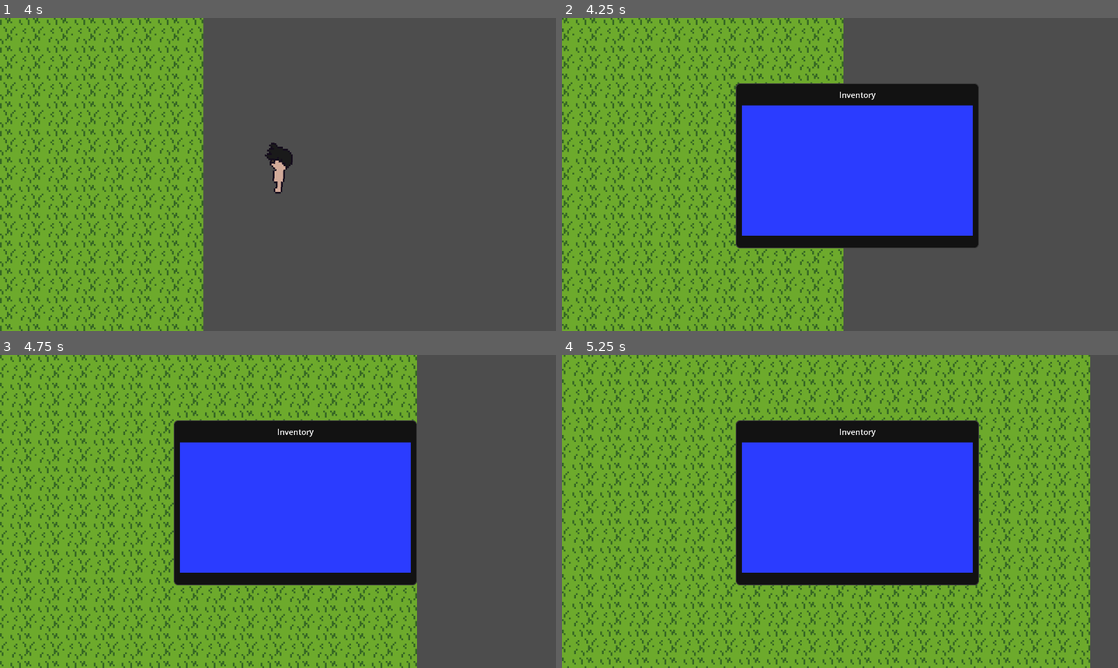
Above: before the commit, frames 1-4 (two rows, left to right).
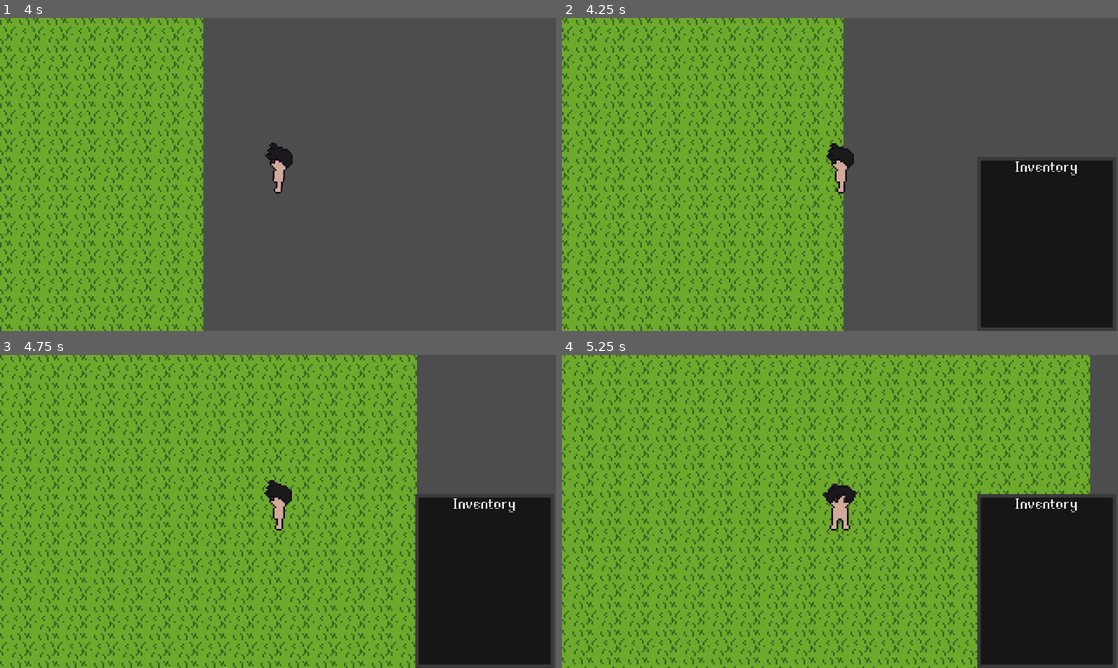
Above: after the commit, the same moments.

Repository: MatthewAustinPendleton/Pixskills
Game: Godot game, scene res://Scenes/World.tscn
Two runs of this game, one before a commit and one after it. Both use one fixed random seed, a clock stepped at 60 frames per second and the inputs below.
Inputs:
- Up to frame 1 (4 s): tap Enter at 0.5 s; hold Right (ui_right) 0.53-1.28 s; hold Down (ui_down) 1.28-2.03 s; hold Right (ui_right) 2.03-2.78 s; hold Up (ui_up) 2.78-3.53 s; hold Left (ui_left) from 3.53 s (still down)
- Up to frame 2 (4.25 s): keep holding Left (ui_left); tap I (inventory_toggle) at 4.15 s
- Up to frame 3 (4.75 s): keep holding Left (ui_left)
- Up to frame 4 (5.25 s): release Left (ui_left) at 5.03 s; hold Down (ui_down) from 5.03 s (still down)

Frame 1 is identical in both runs. In frame 2, 36% of the frame differs, in the area x 31-100%, y 20-99%; in frame 3, 36%; in frame 4, 36%, in the area x 31-100%, y 20-100%.

Commit message:
Added new font, changed UI bits and bobs

Diff:
--- a/rpg-take-two/UI/InventoryUI.gd
+++ b/rpg-take-two/UI/InventoryUI.gd
@@ -1,31 +1,36 @@
 extends CanvasLayer
 
-@export var fit_margin := 50
-@export var vertical_push := 20.0
+@export var margin_right_px := 1.0        # gap from right edge
+@export var margin_vertical_px := 10.0     # top/bottom safety margin
+@export var vertical_push_px := 40.0      # nudge down from perfect vertical center
+@export var desired_size_px := Vector2(80, 100)  # final on-screen size
 
 func _ready() -> void:
 	await get_tree().process_frame
-	# Refit
-	var root := $Root as Control
-	root.connect("resized", Callable(self, "_fit_and_place"))
+	# re-run on resize
+	get_viewport().size_changed.connect(_fit_and_place)
 	_fit_and_place()
 
 func _fit_and_place() -> void:
-	var root := $Root as Control
-	var layout := $Root/Layout as Control
 	var window := $Root/Layout/Window as Control
 
+	# Make this node ignore parent layout/scale entirely.
+	window.top_level = true
+
+	# Choose final on-screen size that fits the viewport margins.
 	var vp := get_viewport().get_visible_rect().size
-	var need := window.get_combined_minimum_size()
-	var max_size := vp - Vector2(fit_margin * 2.0, fit_margin * 2.0)
+	var max_w := vp.x - margin_right_px * 2.0
+	var max_h := vp.y - margin_vertical_px * 2.0
+	var size_px := Vector2(
+		min(desired_size_px.x, max_w),
+		min(desired_size_px.y, max_h)
+	)
 
-	var s : float = min(max_size.x / need.x, max_size.y / need.y)
-	s = clamp(s, 0.25, 1.0)
-	root.scale = Vector2(s, s)
+	# Enforce that size (children can’t make it grow bigger than this).
+	window.custom_minimum_size = size_px
+	window.size = size_px
 
-	var scaled_size := need * s
-
-	var target_x := vp.x - scaled_size.x - fit_margin
-	var target_y := (vp.y - scaled_size.y) * 0.5 + vertical_push
-
-	window.position = Vector2(target_x, target_y) / s
+	# Place at right edge, slightly below vertical center.
+	var left_px := vp.x - size_px.x - margin_right_px
+	var top_px  := (vp.y - size_px.y) * 0.5 + vertical_push_px
+	window.global_position = Vector2(left_px, top_px)
--- a/rpg-take-two/UI/InventoryUI.tscn
+++ b/rpg-take-two/UI/InventoryUI.tscn
@@ -1,18 +1,19 @@
-[gd_scene load_steps=3 format=3 uid="uid://dctdkfvt2por6"]
+[gd_scene load_steps=4 format=3 uid="uid://dctdkfvt2por6"]
 
 [ext_resource type="Script" uid="uid://bahtsrtwk7c5a" path="res://UI/InventoryUI.gd" id="1_xufhh"]
+[ext_resource type="Theme" uid="uid://cgjaoanj7j5wp" path="res://UI/Theme/PixelTheme.tres" id="2_la3np"]
 
-[sub_resource type="StyleBoxFlat" id="StyleBoxFlat_j4ng8"]
-bg_color = Color(0.0705882, 0.0705882, 0.0705882, 1)
+[sub_resource type="StyleBoxFlat" id="StyleBoxFlat_mfiqv"]
+content_margin_left = 0.0
+content_margin_right = 0.0
+content_margin_bottom = 0.0
+bg_color = Color(0.0862745, 0.0862745, 0.0862745, 1)
 border_width_left = 2
 border_width_top = 2
 border_width_right = 2
 border_width_bottom = 2
 border_color = Color(0.227451, 0.227451, 0.227451, 1)
-corner_radius_top_left = 10
-corner_radius_top_right = 10
-corner_radius_bottom_right = 10
-corner_radius_bottom_left = 10
+anti_aliasing = false
 
 [node name="InventoryUI" type="CanvasLayer"]
 layer = 100
@@ -44,14 +45,15 @@
 layout_mode = 1
 offset_right = 560.0
 offset_bottom = 380.0
-theme_override_styles/panel = SubResource("StyleBoxFlat_j4ng8")
+theme = ExtResource("2_la3np")
+theme_override_styles/panel = SubResource("StyleBoxFlat_mfiqv")
 
 [node name="Padding" type="MarginContainer" parent="Root/Layout/Window"]
 layout_mode = 2
-theme_override_constants/margin_left = 12
-theme_override_constants/margin_top = 12
-theme_override_constants/margin_right = 12
-theme_override_constants/margin_bottom = 12
+theme_override_constants/margin_left = 0
+theme_override_constants/margin_top = 0
+theme_override_constants/margin_right = 0
+theme_override_constants/margin_bottom = 0
 
 [node name="Main" type="VBoxContainer" parent="Root/Layout/Window/Padding"]
 layout_mode = 2
@@ -59,11 +61,6 @@
 
 [node name="Title" type="Label" parent="Root/Layout/Window/Padding/Main"]
 layout_mode = 2
-theme_override_font_sizes/font_size = 18
+theme_override_font_sizes/font_size = 10
 text = "Inventory"
 horizontal_alignment = 1
-
-[node name="ContentBG" type="ColorRect" parent="Root/Layout/Window/Padding/Main"]
-custom_minimum_size = Vector2(520, 300)
-layout_mode = 2
-color = Color(0.168627, 0.235294, 1, 1)
--- /dev/null
+++ b/rpg-take-two/UI/Theme/PixelTheme.tres
@@ -0,0 +1,29 @@
+[gd_resource type="Theme" load_steps=4 format=3 uid="uid://cgjaoanj7j5wp"]
+
+[ext_resource type="FontFile" uid="uid://1u7vtyx3jws3" path="res://UI/Fonts/rainyhearts.ttf" id="1_mfiqv"]
+
+[sub_resource type="StyleBoxFlat" id="StyleBoxFlat_mfiqv"]
+bg_color = Color(0.0862745, 0.0862745, 0.0862745, 1)
+border_width_left = 2
+border_width_top = 2
+border_width_right = 2
+border_width_bottom = 2
+border_color = Color(0.227451, 0.227451, 0.227451, 1)
+anti_aliasing = false
+
+[sub_resource type="StyleBoxFlat" id="StyleBoxFlat_kqc7s"]
+bg_color = Color(0.12549, 0.12549, 0.12549, 1)
+border_width_left = 1
+border_width_top = 1
+border_width_right = 1
+border_width_bottom = 1
+border_color = Color(0.262449, 0.267541, 0.271882, 1)
+
+[resource]
+default_font = ExtResource("1_mfiqv")
+default_font_size = 16
+Label/colors/font_color = Color(0.929412, 0.929412, 0.929412, 1)
+Label/colors/font_outline_color = Color(0, 0, 0, 0.533333)
+Label/constants/outline_size = 1
+Panel/styles/panel = SubResource("StyleBoxFlat_mfiqv")
+Panel/styles/slot_panel = SubResource("StyleBoxFlat_kqc7s")
--- a/rpg-take-two/project.godot
+++ b/rpg-take-two/project.godot
@@ -69,4 +69,5 @@
 
 [rendering]
 
+textures/canvas_textures/default_texture_filter=0
 2d/snap/snap_2d_transforms_to_pixel=true
Binary file changed: rpg-take-two/Graphics/Player-Sprites/Hair-Sprites/Hair2/hair2_left.png
Binary file changed: rpg-take-two/Graphics/Player-Sprites/Hair-Sprites/Hair2/hair2_right.png
Binary file added: rpg-take-two/UI/Fonts/rainyhearts.ttf
Not shown, added: rpg-take-two/UI/Fonts/rainyhearts.ttf.import
